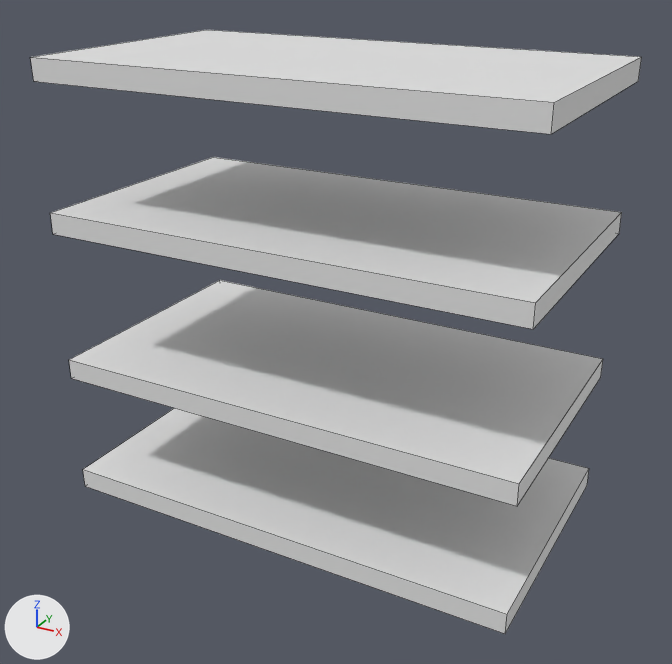
What one commit did to the FBX model Assets/Art/Laboratory/Models/Furniture/Wall Cabinets/Wall_Boards.fbx.
Rendered twice from a 50 mm lens placed at (0.696, -1.267, 0.939), pointed at (0.012, -0.023, 0.318). The axes (+X, +Y, +Z) are drawn at lower left. The lights are the same throughout. Mesh edges are drawn as thin lines.

Objects in the first picture: 'Wall_Boards'.
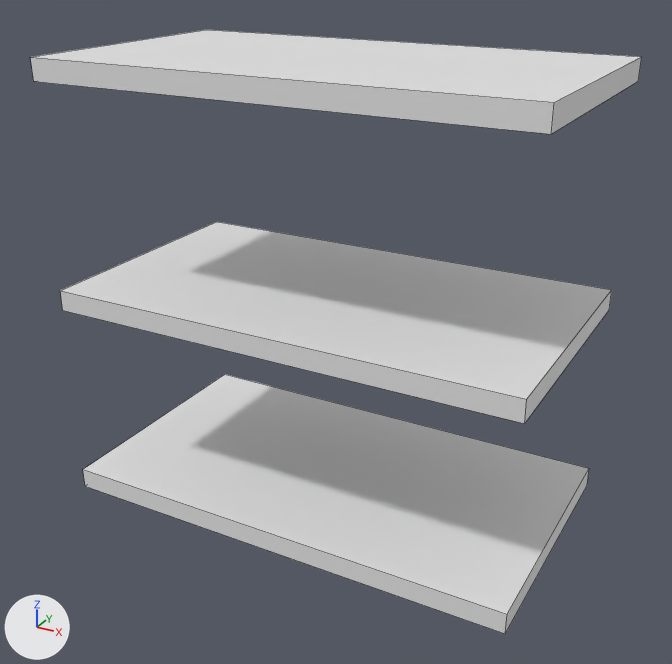
Location of each change, (x1, y1, x2, y2) in pixels of the pictures (672 x 664 px; the box of a moved part takes in the faces that stretch with it):
part 1 of me_cube, moved or reshaped: before (69, 280, 603, 506); after (60, 222, 612, 424)
part 2 of me_cube, deleted: before (50, 157, 622, 329)

Diff of the bpy script that builds the scene:
```diff
--- a/Assets/Art/Laboratory/Models/Furniture/Wall Cabinets/Wall_Boards.fbx.py
+++ b/Assets/Art/Laboratory/Models/Furniture/Wall Cabinets/Wall_Boards.fbx.py
@@ me_cube @@
 me_cube.from_pydata(...)  # 32 vertices, 24 faces; spans x -40.0..40.0, y 0.0..75.6, z -22.2..22.2
 # used by ob_wall_boards; location = (0.0, 0.0, 0.0); rotation_euler = (1.571, 0.0, -3.142), in degrees (90, 0, -180); scale = (0.01, 0.01, 0.01)
+# me_cube part 1: the loose piece of 8 vertices spanning x -40.0..40.0, y 21.9..25.5, z -22.2..22.2 is turned 180 degrees about the y axis through its middle, then moved by (0.0, 12.7, 0.0)
+# me_cube part 2: the loose piece of 8 vertices spanning x -40.0..40.0, y 47.9..51.5, z -22.2..22.2 is deleted
```
